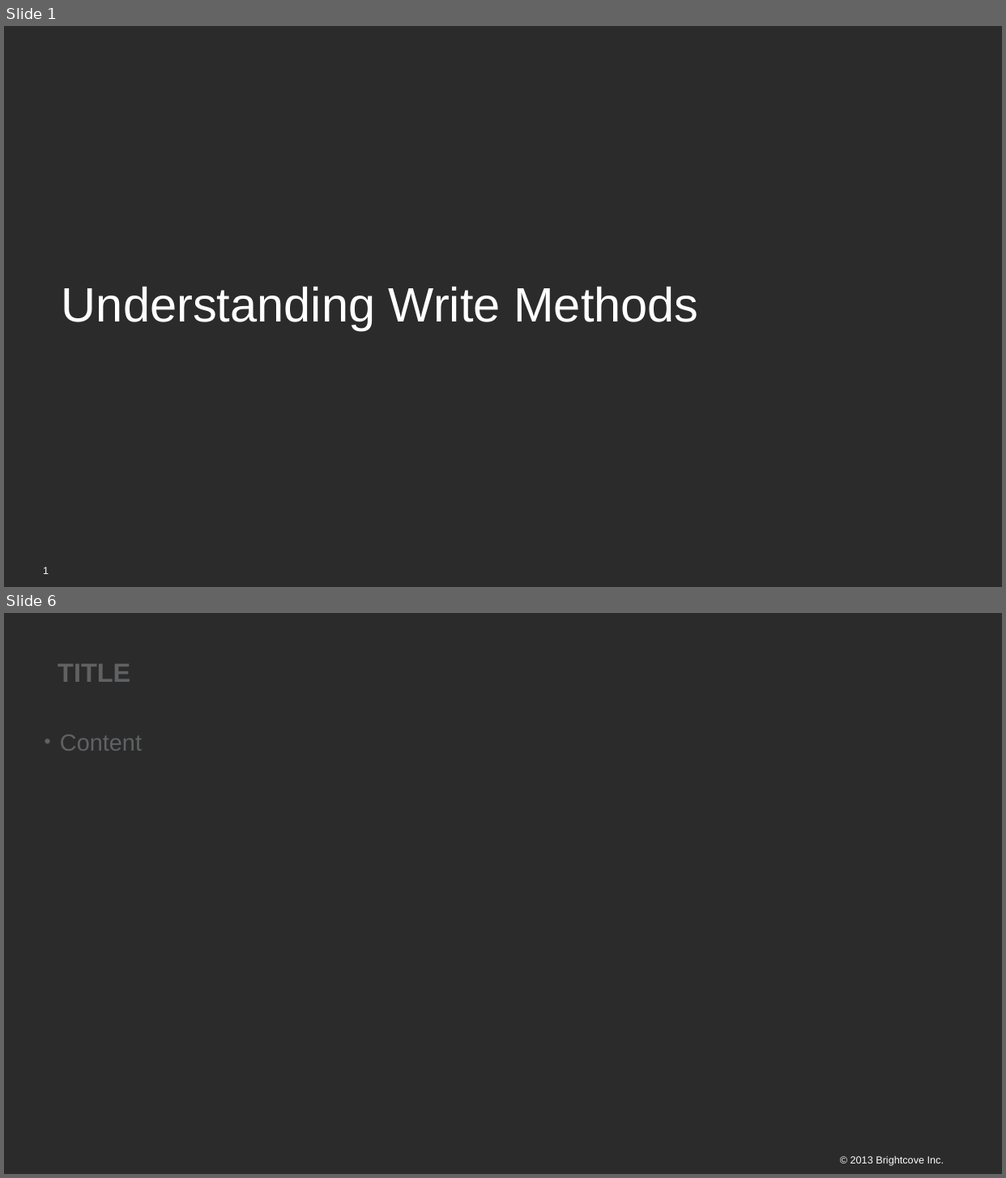
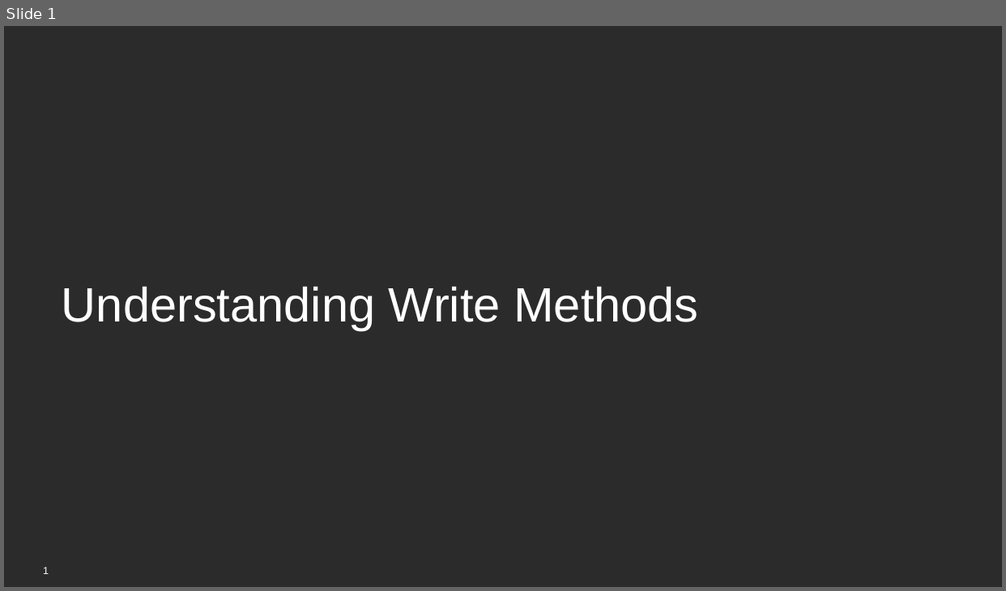
Before and after one commit to BrightcoveLearning/VideoCloudMediaAPI, a slide deck: VideoSessionsMaterials/understanding-write-methods.pptx. Shown one above the other, each under a label of ours: slides 1 and 6 before the commit, slide 1 after it; the slides between them are not shown. The pictures are 1006x1178 and 1006x591 pixels, drawn with LibreOffice and Linux fonts; fonts in the diff are those of the drawing; background and template pictures are left out; a plain dark background stands for a picture behind light text. Boxes give left, top, right and bottom in pixels: in the first picture for what was removed or moved away, otherwise in the second. Text is boxed around its words. In the diff, an @@ line names an element or a change of style, - is before the commit and + after.

```diff
--- a/VideoSessionsMaterials/understanding-write-methods.pptx
+++ b/VideoSessionsMaterials/understanding-write-methods.pptx
@@ slide 6 removed at (4, 613, 1002, 1174), background picture (left out) @@
@@ title removed at (57, 664, 130, 682) @@
-TITLE
@@ text removed at (60, 735, 142, 751) @@
-• Content
@@ text removed at (850, 1157, 944, 1166) @@
-© 2013 Brightcove Inc.
```
Also in this commit, not shown: 3 slides changed, 3 other slides removed.
